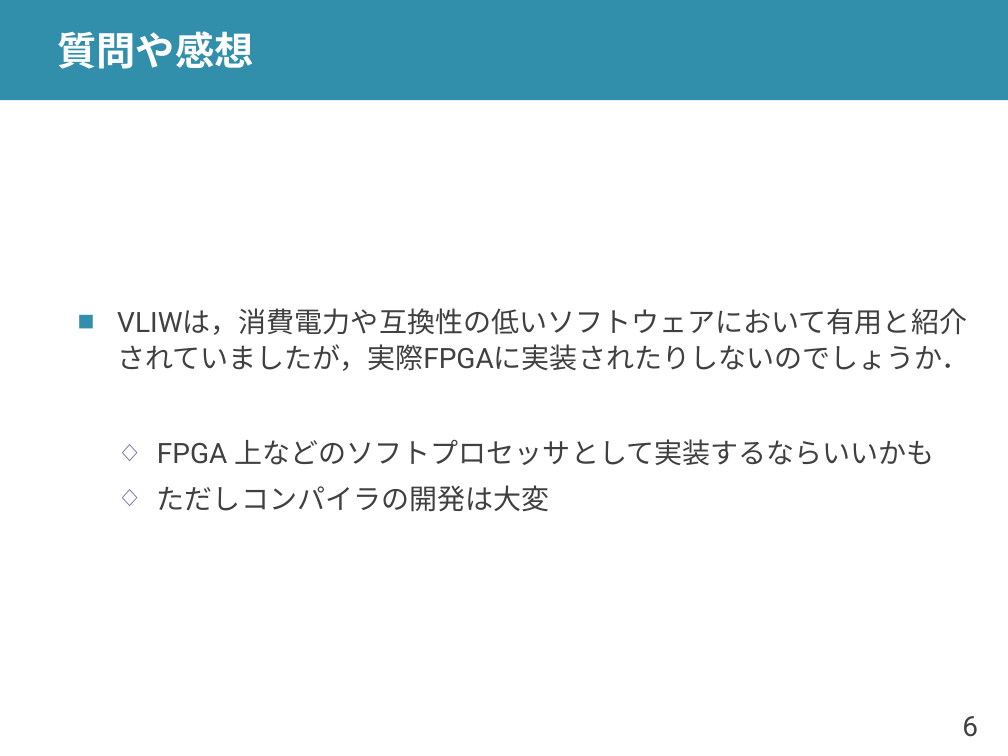
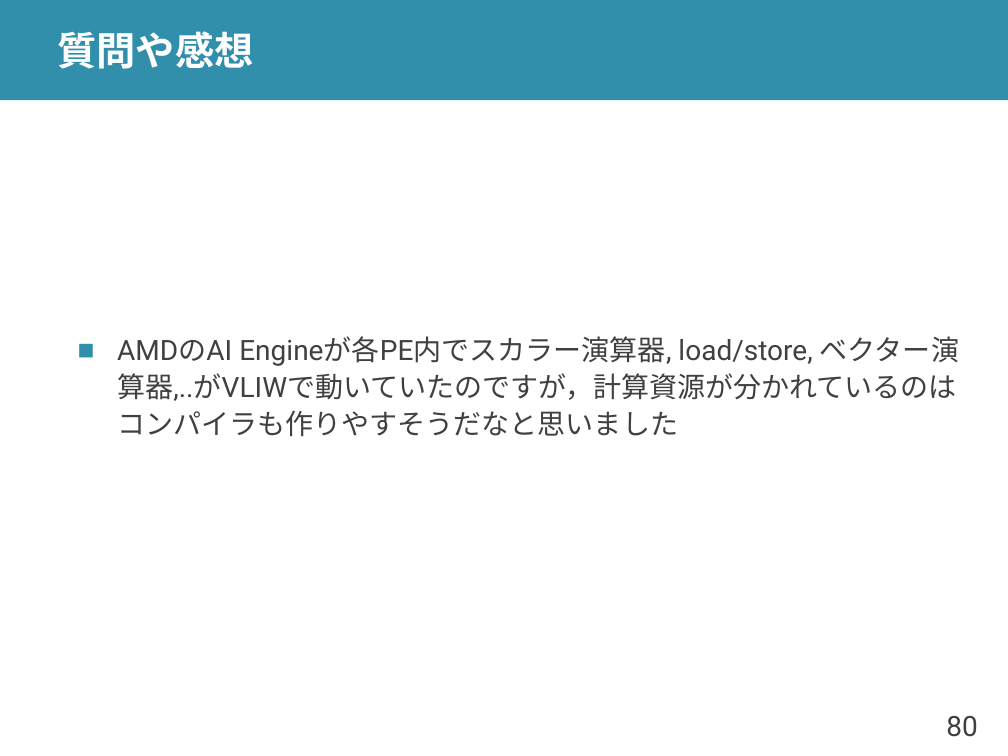
Before and after one commit to shioyadan/advanced-computer-organization, a slide deck: slide 80 of aco-shioya-09.pptx (slide 6 before the commit). Drawn at 1008x756 pixels with LibreOffice and Linux fonts; fonts in the diff are those of the drawing. Boxes give left, top, right and bottom in pixels: in the first picture for what was removed or moved away, otherwise in the second. Text is boxed around its words. In the diff, an @@ line names an element or a change of style, - is before the commit and + after.

```diff
--- a/aco-shioya-09.pptx
+++ b/aco-shioya-09.pptx
@@ text at box(117, 336, 959, 437): text changed @@
-■ VLIWは，消費電力や互換性の低いソフトウェアにおいて有用と紹介されていましたが，実際FPGAに実装されたりしないのでしょうか．
-  ◇ FPGA 上などのソフトプロセッサとして実装するならいいかも
-  ◇ ただしコンパイラの開発は大変
+■ AMDのAI Engineが各PE内でスカラー演算器, load/store, ベクター演算器,..がVLIWで動いていたのですが，計算資源が分かれているのはコンパイラも作りやすそうだなと思いました
@@ page number at box(946, 716, 977, 737): text changed @@
-6
+80
```
Also in this commit, not shown: 27 other slides changed, 2 slides added, 8 slides removed, 1 other file.
